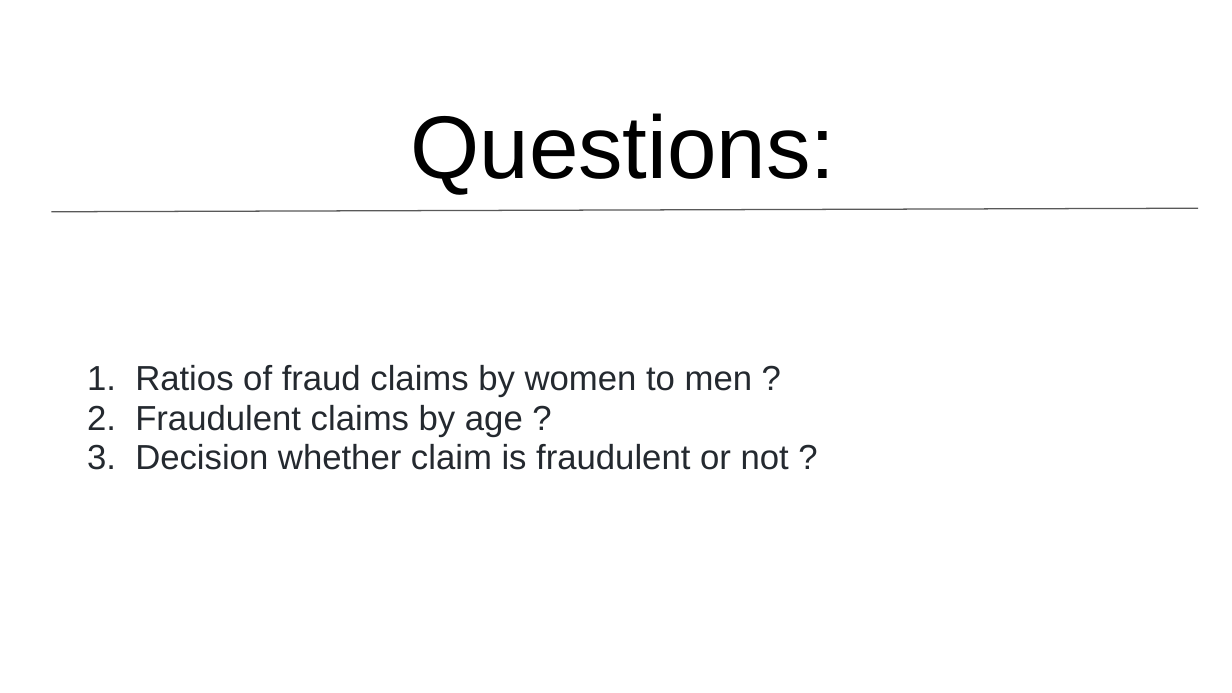
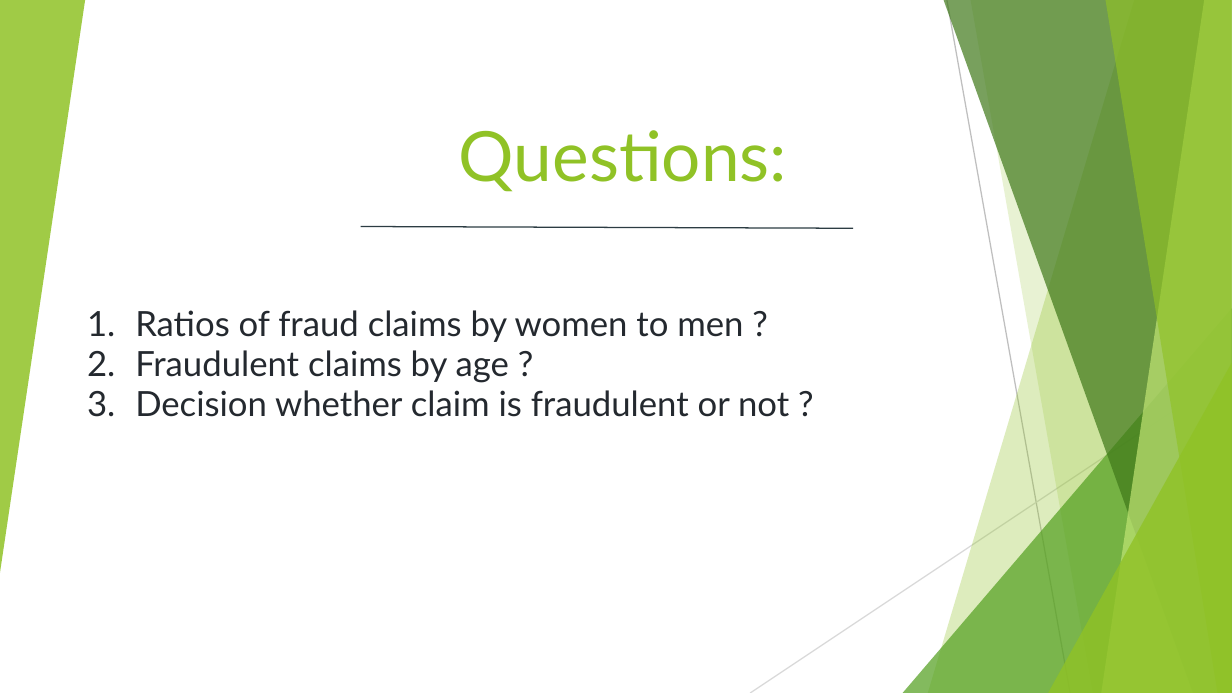
Before and after one commit to GerlechJen/Predicting-Auto-Insurance-Fraud-Claims, a slide deck: slide 6 of Team_6.pptx. Drawn at 1232x693 pixels with LibreOffice and Linux fonts; fonts in the diff are those of the drawing. Boxes give left, top, right and bottom in pixels: in the first picture for what was removed or moved away, otherwise in the second. Text is boxed around its words. In the diff, an @@ line names an element or a change of style, - is before the commit and + after.

```diff
--- a/Team_6.pptx
+++ b/Team_6.pptx
@@ group added at box(0, 0, 1232, 693): 5 freeform shapes, 3 triangles, 2 lines @@
@@ title "Questions:" at box(459, 130, 787, 192): size 52 to 40.5 pt, font Arial to Lato, text colour #000000 to #90C226 @@
@@ line moved from (52, 212) - (1199, 208) to (361, 227) - (853, 228) @@
@@ line (361, 227) - (853, 228): stroke #595959 0.75 pt to #2C3C43 0.75 pt @@
@@ subtitle "Ratios of fraud claims by ...": place and size @@
-subtitle "Ratios of fraud claims by ..." at box(135, 365, 789, 470)
+subtitle "Ratios of fraud claims by ..." at box(135, 310, 789, 417)
@@ subtitle "Ratios of fraud claims by ..." at box(135, 310, 789, 417): font Arial to Lato @@
```
Also in this commit, not shown: 9 other slides changed, 2 slides added, 1 other file.
